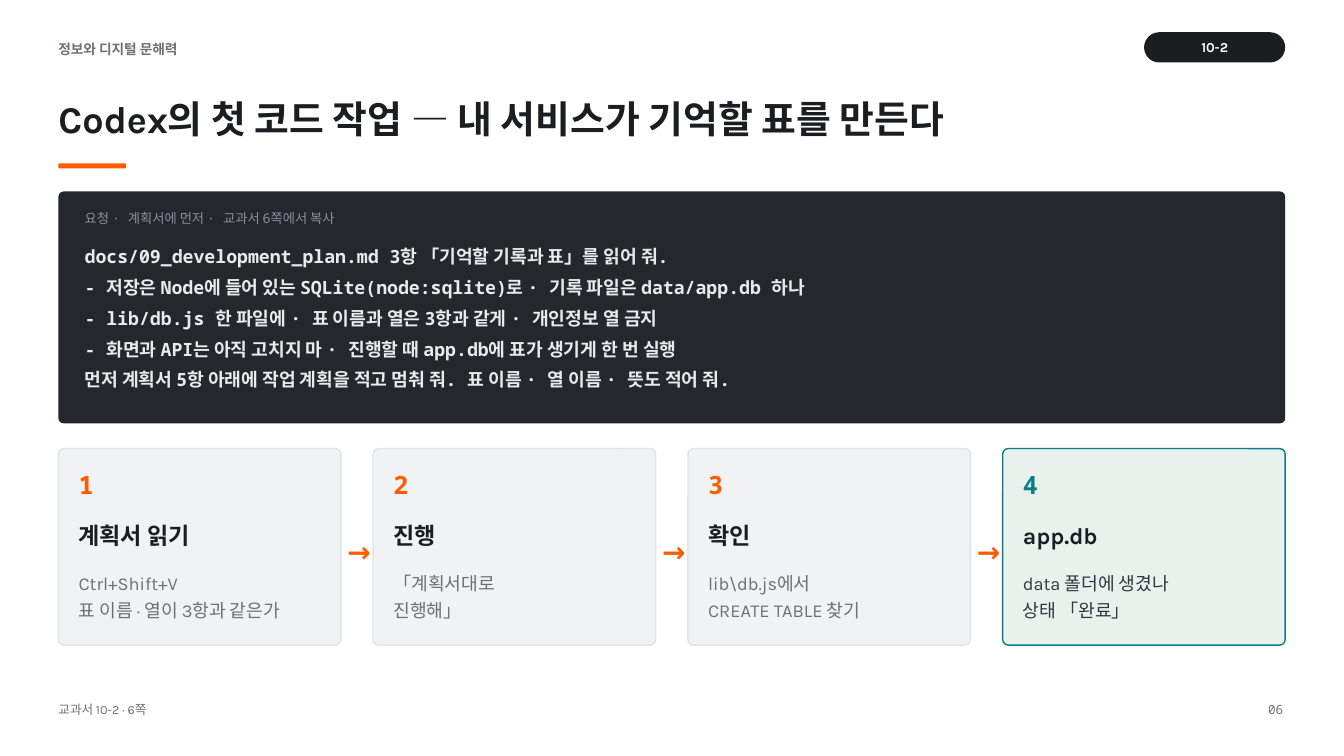
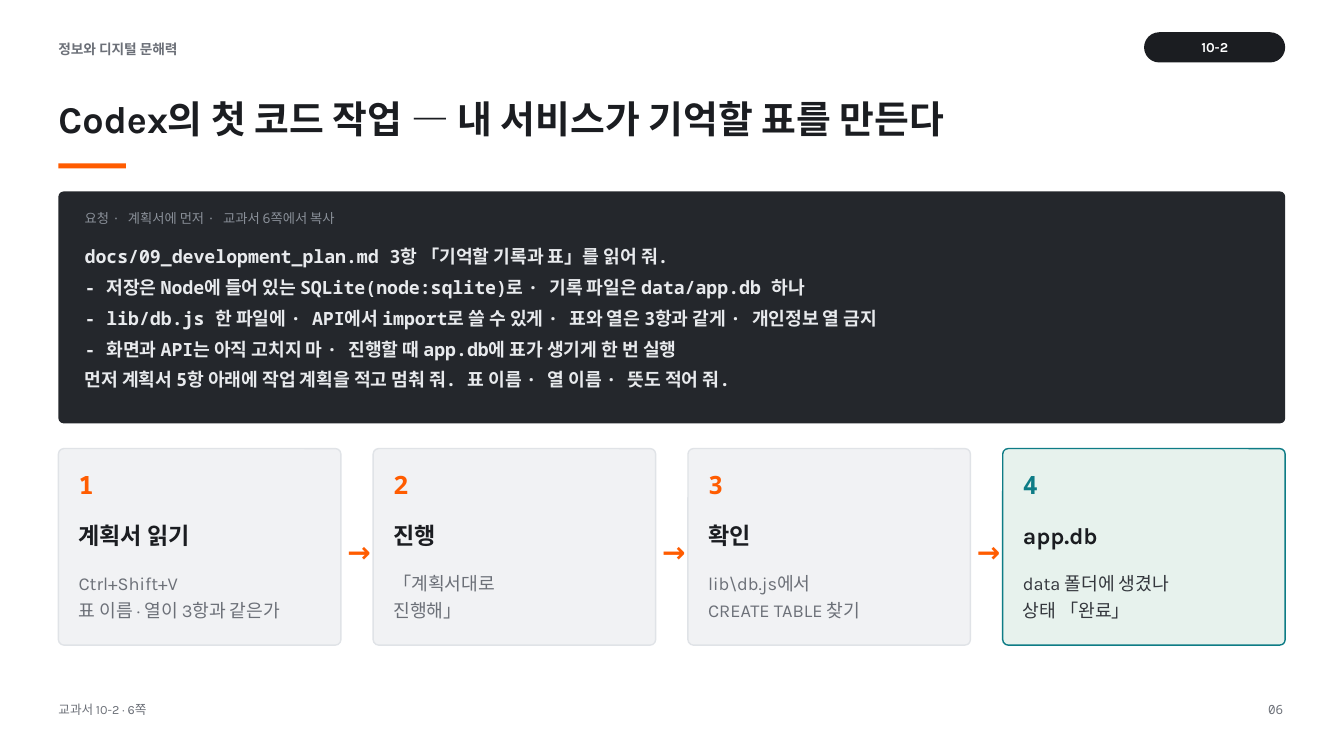
Before and after one commit to vcl-korea/2026-2nd-semester__jdh, a slide deck: slide 6 of 10/ppt/10-2_API와_서브에이전트.pptx. Drawn at 1344x756 pixels with LibreOffice and Linux fonts; fonts in the diff are those of the drawing. Boxes give left, top, right and bottom in pixels: in the first picture for what was removed or moved away, otherwise in the second. Text is boxed around its words. In the diff, an @@ line names an element or a change of style, - is before the commit and + after.

```diff
--- a/10/ppt/10-2_API와_서브에이전트.pptx
+++ b/10/ppt/10-2_API와_서브에이전트.pptx
@@ text at (x1=106, y1=309, x2=877, y2=330): text changed @@
-- lib/db.js 한 파일에 · 표 이름과 열은 3항과 같게 · 개인정보 열 금지
+- lib/db.js 한 파일에 · API에서 import로 쓸 수 있게 · 표와 열은 3항과 같게 · 개인정보 열 금지
```
Also in this commit, not shown: 11 other slides changed, 2 slides added, 1 slide removed, 9 other files.
